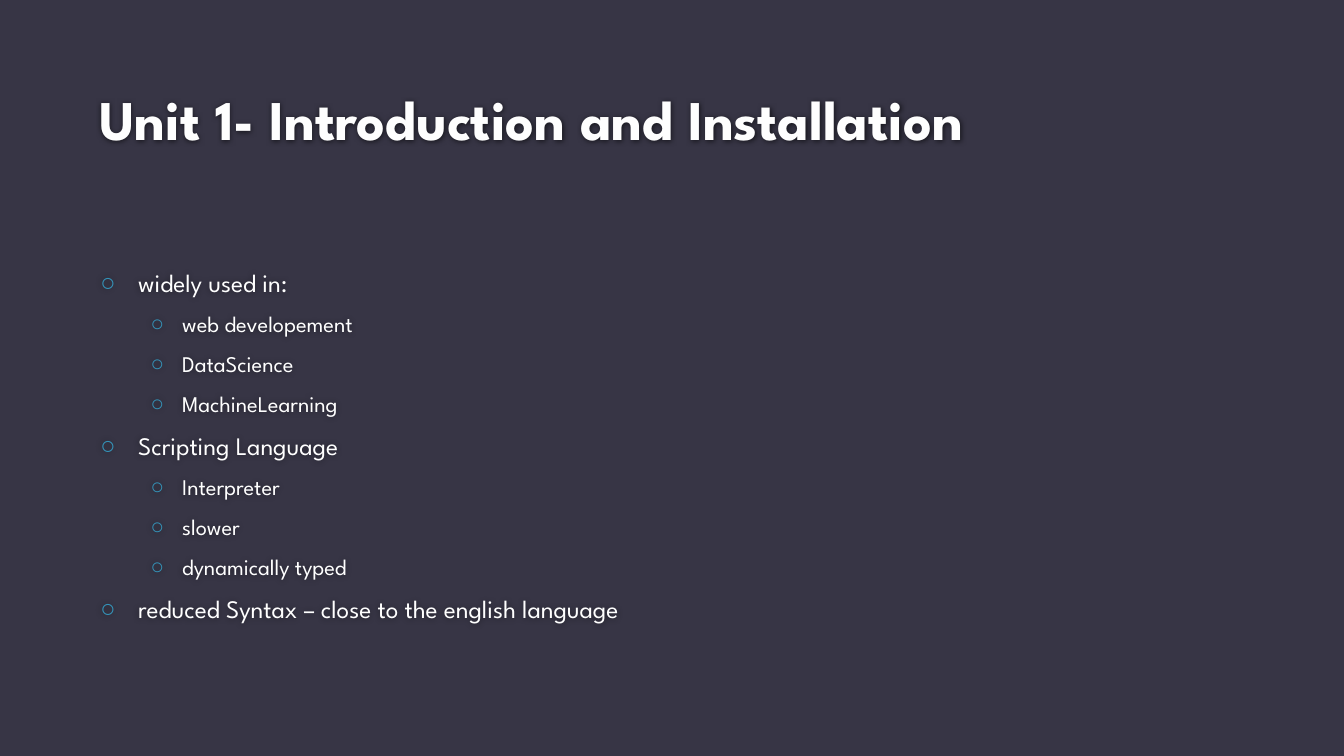
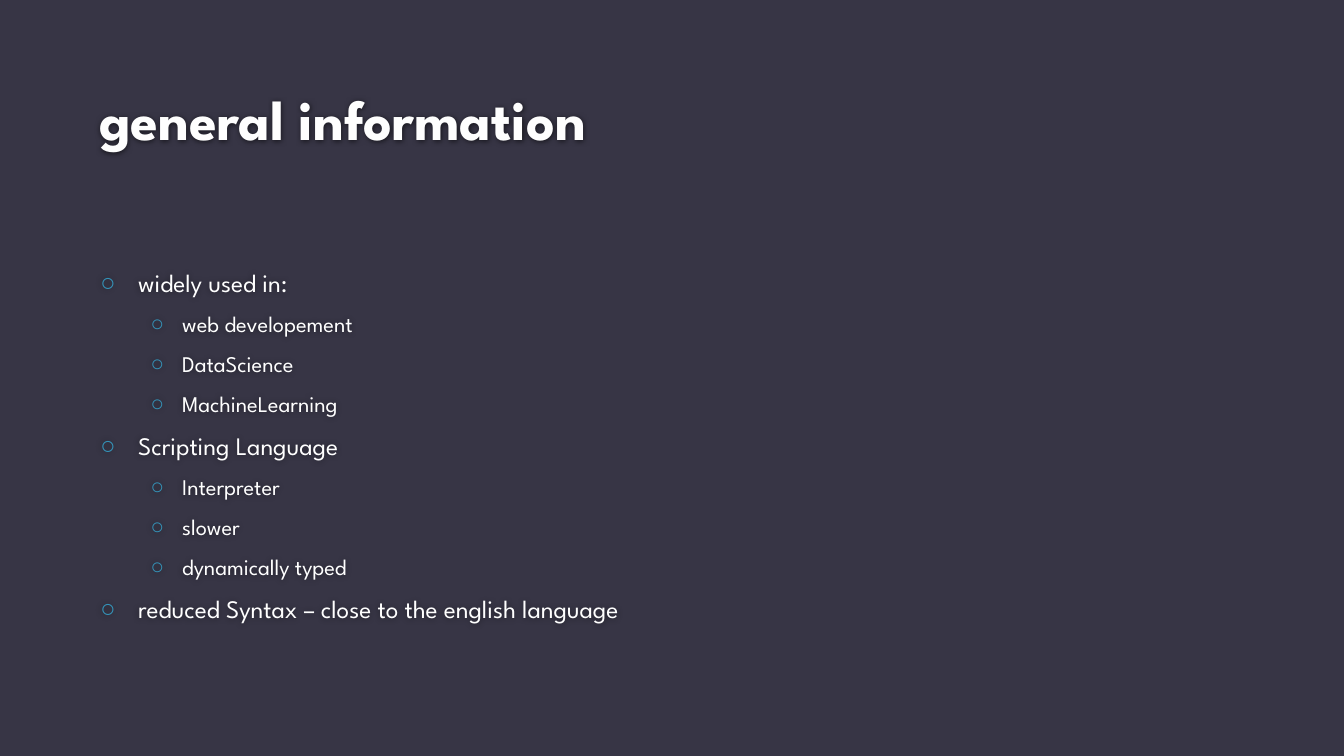
Before and after one commit to Annibth/python_basics, a slide deck: slide 4 of unit_1_introduction.pptx (slide 3 before the commit). Drawn at 1344x756 pixels with LibreOffice and Linux fonts; fonts in the diff are those of the drawing; background and template pictures are left out. Boxes give left, top, right and bottom in pixels: in the first picture for what was removed or moved away, otherwise in the second. Text is boxed around its words. In the diff, an @@ line names an element or a change of style, - is before the commit and + after.

Commit message:
slides for second unit

```diff
--- a/unit_1_introduction.pptx
+++ b/unit_1_introduction.pptx
@@ title at (99,101,586,153): text changed @@
-Unit 1- Introduction and Installation
+general information
```
Also in this commit, not shown: 2 slides added, 1 slide removed, 1 other file.
